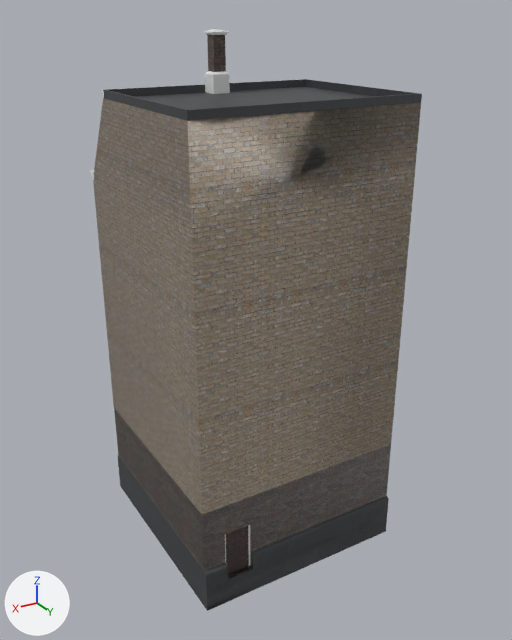
An edit to the Blender file rnc_source_files/Apartments/Variant2/Straight9/rnc_apt_v2_s9_c1_f4.blend, drawn before and after from the same camera.
Camera for both pictures: a camera (50 mm lens) standing at (13.7, 23.6, 20.3) and looking at (-0.3, 0.4, 8.7). Lighting does not change. The marker at lower left points along +X, +Y and +Z.

Names of what the first picture shows: '1_Door_Ground-Floor', '1_Frame_Ground-Floor', '1_Roof', '1_Upper-Window-1'.
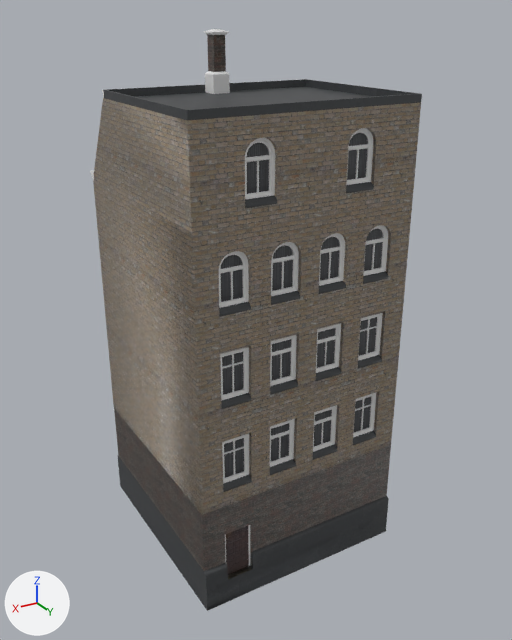
Changed parts and their boxes (x1, y1, x2, y2) in the pictures (512 x 640 px):
part 1 of me_upper_window_1_1_003, added
    after: (232, 354, 234, 393)
part 2 of me_upper_window_1_1_003, added
    after: (222, 361, 244, 369)
part 3 of me_upper_window_1_1_003, added
    after: (231, 270, 233, 300)
part 4 of me_upper_window_1_1_003, added
    after: (280, 354, 282, 379)
part 5 of me_upper_window_1_1_003, added
    after: (272, 347, 292, 356)
part 6 of me_upper_window_1_1_003, added
    after: (317, 336, 336, 344)
part 7 of me_upper_window_1_1_003, added
    after: (366, 319, 370, 354)
part 8 of me_upper_window_1_1_003, added
    after: (281, 260, 284, 289)
part 9 of me_upper_window_1_1_003, added
    after: (328, 251, 331, 279)
part 10 of me_upper_window_1_1_003, added
    after: (371, 243, 375, 270)
part 11 of me_upper_window_1_1_003, added
    after: (233, 441, 235, 475)
part 12 of me_upper_window_1_1_003, added
    after: (271, 430, 290, 440)
part 13 of me_upper_window_1_1_003, added
    after: (314, 416, 332, 425)
part 14 of me_upper_window_1_1_003, added
    after: (361, 399, 364, 431)
part 15 of me_upper_window_1_1_003, added
    after: (257, 160, 259, 193)
part 16 of me_upper_window_1_1_003, added
    after: (355, 148, 359, 179)
part 17 of me_upper_window_1_1_003, added
    after: (188, 102, 421, 515)
part 18 of me_upper_window_1_1_003, surface changed
    both: (95, 99, 202, 514)

The change, as a list of edits to the scene's bpy script:
```text
Change me_upper_window_1_1_003:
    used by ob_1_upper_window_1; parent = ob_upper_floors; location = (0.0, 0.0, 0.0)
    remove me_upper_window_1_1_003.from_pydata(...)  # 1371 vertices, 1201 faces; spans x -4.5..4.5, y -4.87..4.5, z 3.5..17.5
    add me_upper_window_1_1_003.from_pydata(...)  # 3062 vertices, 2709 faces, 1 loose edge; spans x -4.5..4.5, y -4.87..4.54, z 3.5..17.5
    me_upper_window_1_1_003 part 1: the loose piece of 8 vertices spanning x 2.97..3.02, y -4.35..-4.3, z 8.06..9.56 is copied, and the copy is turned 180 degrees about the z axis through its middle, then moved by (0.0, 8.6, 0.0); it spans x 2.97..3.02, y 4.25..4.3, z 8.06..9.56
    me_upper_window_1_1_003 part 2: the loose piece of 8 vertices spanning x 2.58..3.42, y -4.35..-4.3, z 9.11..9.16 is copied, and the copy is turned 180 degrees about the z axis through its middle, then moved by (0.0, 8.6, 0.0); it spans x 2.57..3.42, y 4.25..4.3, z 9.11..9.16
    me_upper_window_1_1_003 part 3: the loose piece of 8 vertices spanning x 2.97..3.02, y -4.35..-4.3, z 11.56..12.61 is copied, and the copy is turned 180 degrees about the z axis through its middle, then moved by (0.0, 8.6, 0.0); it spans x 2.97..3.02, y 4.25..4.3, z 11.56..12.61
    me_upper_window_1_1_003 part 4: the loose piece of 14 vertices spanning x 0.97..1.02, y -4.35..-4.3, z 8.06..9.09 is copied, and the copy is turned -180 degrees about the z axis through its middle, then moved by (0.0, 8.6, 0.0); it spans x 0.97..1.02, y 4.25..4.3, z 8.06..9.09
    me_upper_window_1_1_003 part 5: the loose piece of 20 vertices spanning x 0.58..1.42, y -4.35..-4.3, z 9.06..9.21 is copied, and the copy is turned -180 degrees about the z axis through its middle, then moved by (0.0, 8.6, 0.0); it spans x 0.57..1.42, y 4.25..4.3, z 9.06..9.21
    me_upper_window_1_1_003 part 6: the loose piece of 20 vertices spanning x -1.42..-0.58, y -4.35..-4.3, z 9.06..9.21 is copied, and the copy is turned -180 degrees about the z axis through its middle, then moved by (0.0, 8.6, 0.0); it spans x -1.43..-0.58, y 4.25..4.3, z 9.06..9.21
    me_upper_window_1_1_003 part 7: the loose piece of 8 vertices spanning x -3.03..-2.98, y -4.35..-4.3, z 8.06..9.56 is copied, and the copy is turned 180 degrees about the z axis through its middle, then moved by (0.0, 8.6, 0.0); it spans x -3.03..-2.98, y 4.25..4.3, z 8.06..9.56
    me_upper_window_1_1_003 part 8: the loose piece of 8 vertices spanning x 0.97..1.02, y -4.35..-4.3, z 11.56..12.61 is copied, and the copy is turned 180 degrees about the z axis through its middle, then moved by (0.0, 8.6, 0.0); it spans x 0.97..1.02, y 4.25..4.3, z 11.56..12.61
    me_upper_window_1_1_003 part 9: the loose piece of 8 vertices spanning x -1.03..-0.98, y -4.35..-4.3, z 11.56..12.61 is copied, and the copy is turned 180 degrees about the z axis through its middle, then moved by (0.0, 8.6, 0.0); it spans x -1.03..-0.98, y 4.25..4.3, z 11.56..12.61
    me_upper_window_1_1_003 part 10: the loose piece of 8 vertices spanning x -3.03..-2.98, y -4.35..-4.3, z 11.56..12.61 is copied, and the copy is turned 180 degrees about the z axis through its middle, then moved by (0.0, 8.6, 0.0); it spans x -3.03..-2.98, y 4.25..4.3, z 11.56..12.61
    me_upper_window_1_1_003 part 11: the loose piece of 8 vertices spanning x 2.97..3.02, y -4.35..-4.3, z 4.56..6.06 is copied, and the copy is turned 180 degrees about the z axis through its middle, then moved by (0.0, 8.6, 0.0); it spans x 2.97..3.02, y 4.25..4.3, z 4.56..6.06
    me_upper_window_1_1_003 part 12: the loose piece of 20 vertices spanning x 0.57..1.42, y -4.35..-4.3, z 5.56..5.71 is copied, and the copy is turned -180 degrees about the z axis through its middle, then moved by (0.0, 8.6, 0.0); it spans x 0.57..1.42, y 4.25..4.3, z 5.56..5.71
    me_upper_window_1_1_003 part 13: the loose piece of 20 vertices spanning x -1.43..-0.58, y -4.35..-4.3, z 5.56..5.71 is copied, and the copy is turned -180 degrees about the z axis through its middle, then moved by (0.0, 8.6, 0.0); it spans x -1.43..-0.58, y 4.25..4.3, z 5.56..5.71
    me_upper_window_1_1_003 part 14: the loose piece of 8 vertices spanning x -3.03..-2.98, y -4.35..-4.3, z 4.56..6.06 is copied, and the copy is turned 180 degrees about the z axis through its middle, then moved by (0.0, 8.6, 0.0); it spans x -3.03..-2.98, y 4.25..4.3, z 4.56..6.06
    me_upper_window_1_1_003 part 15: the loose piece of 8 vertices spanning x 0.97..1.02, y -4.35..-4.3, z 11.56..12.61 is copied, and the copy is turned 180 degrees about the z axis through its middle, then moved by (1.0, 8.6, 3.5); it spans x 1.97..2.02, y 4.25..4.3, z 15.06..16.11
    me_upper_window_1_1_003 part 16: the loose piece of 8 vertices spanning x -3.03..-2.98, y -4.35..-4.3, z 11.56..12.61 is copied, and the copy is turned 180 degrees about the z axis through its middle, then moved by (1.0, 8.6, 3.5); it spans x -2.03..-1.98, y 4.25..4.3, z 15.06..16.11
    me_upper_window_1_1_003 part 17: 1443 vertices added at x -4.5..4.5, y 4.25..4.54, z 3.5..17.5
    me_upper_window_1_1_003 part 18: 235 kept faces spanning x -4.5..4.5, y -4.87..4.5, z 3.5..17.5 get new texture (UV) coordinates
```
